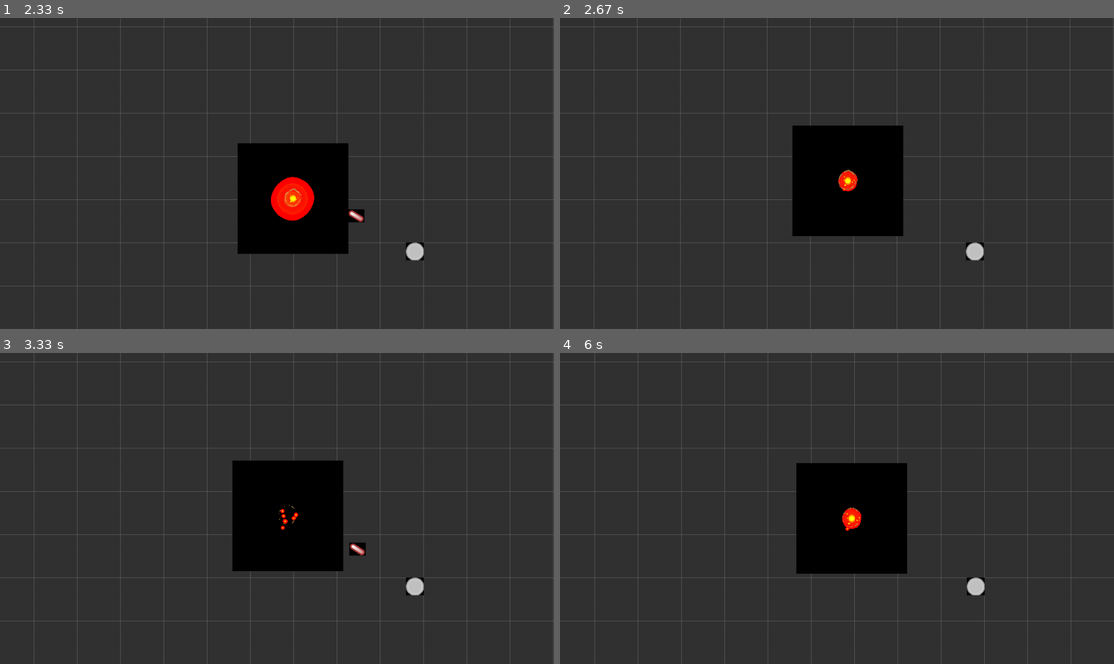
Above: before the commit, frames 1-4 (two rows, left to right).
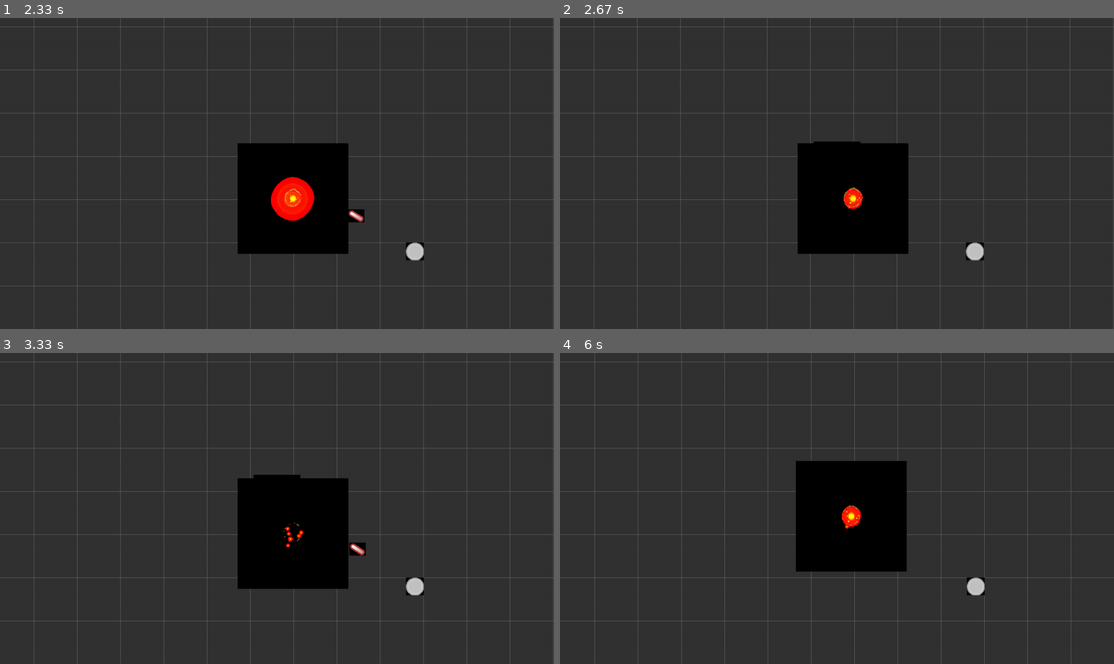
Above: after the commit, the same moments.

Repository: genericprogrammerdude/pygamengn
Game: pygame game, started from main.py
The game is run twice, just before and just after one commit, with the same random seed, the same clock (stepped at 60 frames per second) and the same inputs.
Inputs:
- Up to frame 1 (2.33 s): tap F at 0.33 s; tap E at 0.67, 2 s
- Up to frame 2 (2.67 s): hold S from 2.33 s (still down)
- Up to frame 3 (3.33 s): release S at 2.8 s
- Up to frame 4 (6 s): hold S 3.5-3.87 s; hold D 3.9-4.37 s; tap F at 3.97, 4.27, 4.47, 4.77, 4.97, 5.3, 5.6 s; hold D 4.4-4.87 s; hold S 4.9-5.2 s; tap E at 5.05 s; hold D 5.23-5.87 s

Frame 1 is identical in both runs. In frame 2, 3.1% of the frame differs, in the area x 41-63%, y 34-76%; in frame 3, 2.9%; in frame 4, 0.5%.

Commit message:
Only play explosion if the previous one is done playing

Diff:
--- a/GameEngine/ship.py
+++ b/GameEngine/ship.py
@@ -30,8 +30,9 @@
         self.velocity = velocity
 
     def collide(self, collider, local_pos):
-        group = self.groups()[0]
-        group.add(self.explosion)
-        group.move_to_front(self.explosion)
-        self.explosion.set_pos(self.pos - local_pos)
-        self.explosion.play()
+        if not self.explosion.is_playing:
+            group = self.groups()[0]
+            group.add(self.explosion)
+            group.move_to_front(self.explosion)
+            self.explosion.set_pos(self.pos - local_pos)
+            self.explosion.play()
